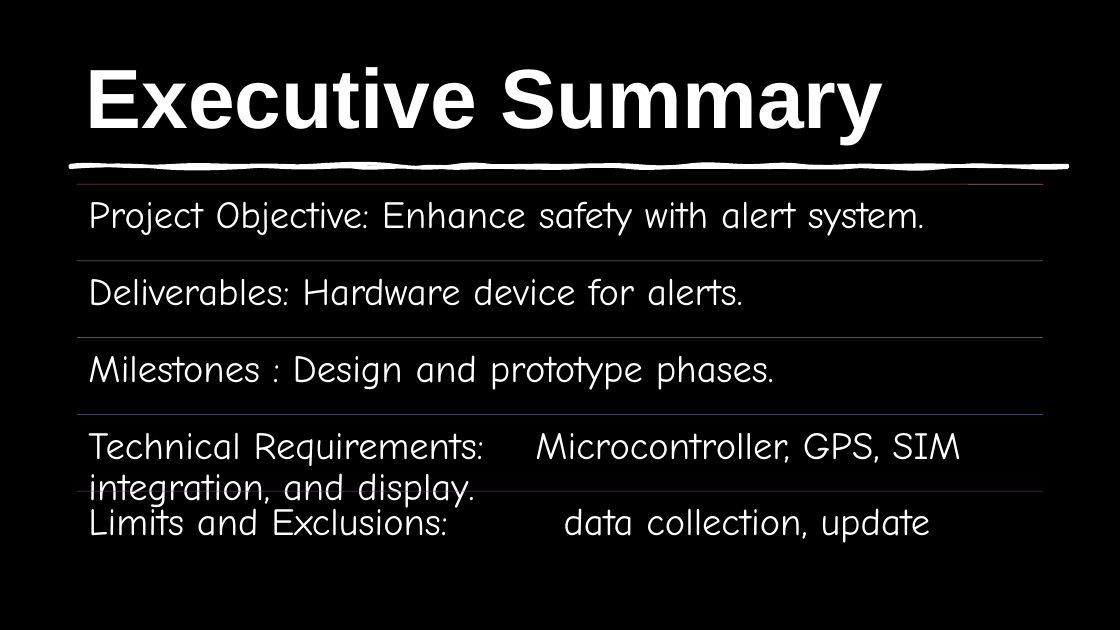
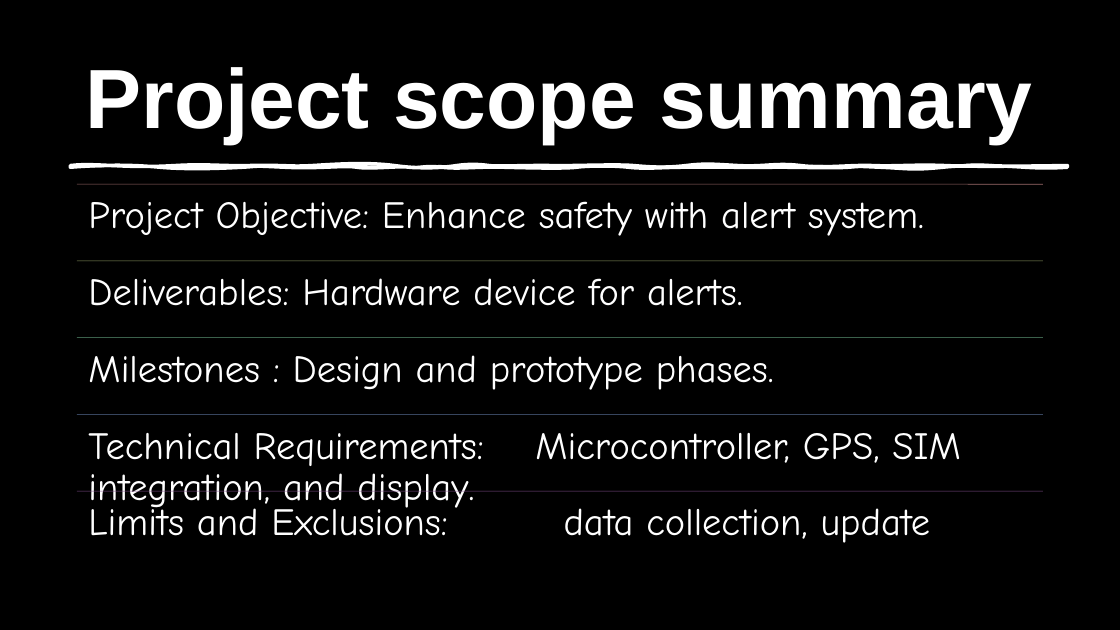
Before and after one commit to MrAbdalrahman/university, a slide deck: slide 3 of project_management/projectManegment.pptx (slide 2 before the commit). Drawn at 1120x630 pixels with LibreOffice and Linux fonts; fonts in the diff are those of the drawing; background and template pictures are left out. Boxes give left, top, right and bottom in pixels: in the first picture for what was removed or moved away, otherwise in the second. Text is boxed around its words. In the diff, an @@ line names an element or a change of style, - is before the commit and + after.

Commit message:
project manager

```diff
--- a/project_management/projectManegment.pptx
+++ b/project_management/projectManegment.pptx
@@ title at (85, 67, 1032, 143): text changed @@
-Executive Summary
+Project scope summary
```
Also in this commit, not shown: 1 other slide changed, 1 slide added, 1 slide removed.
